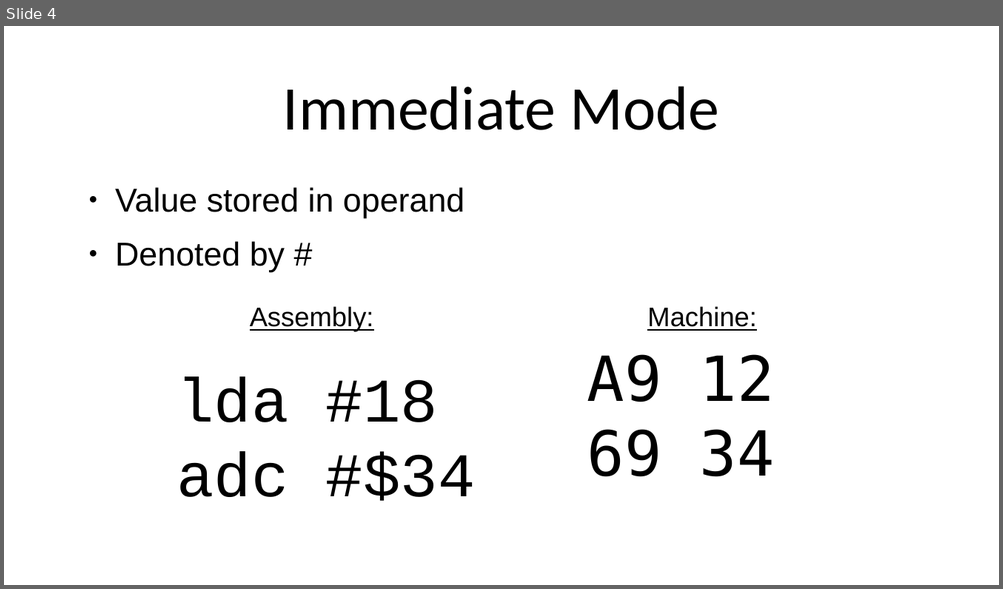
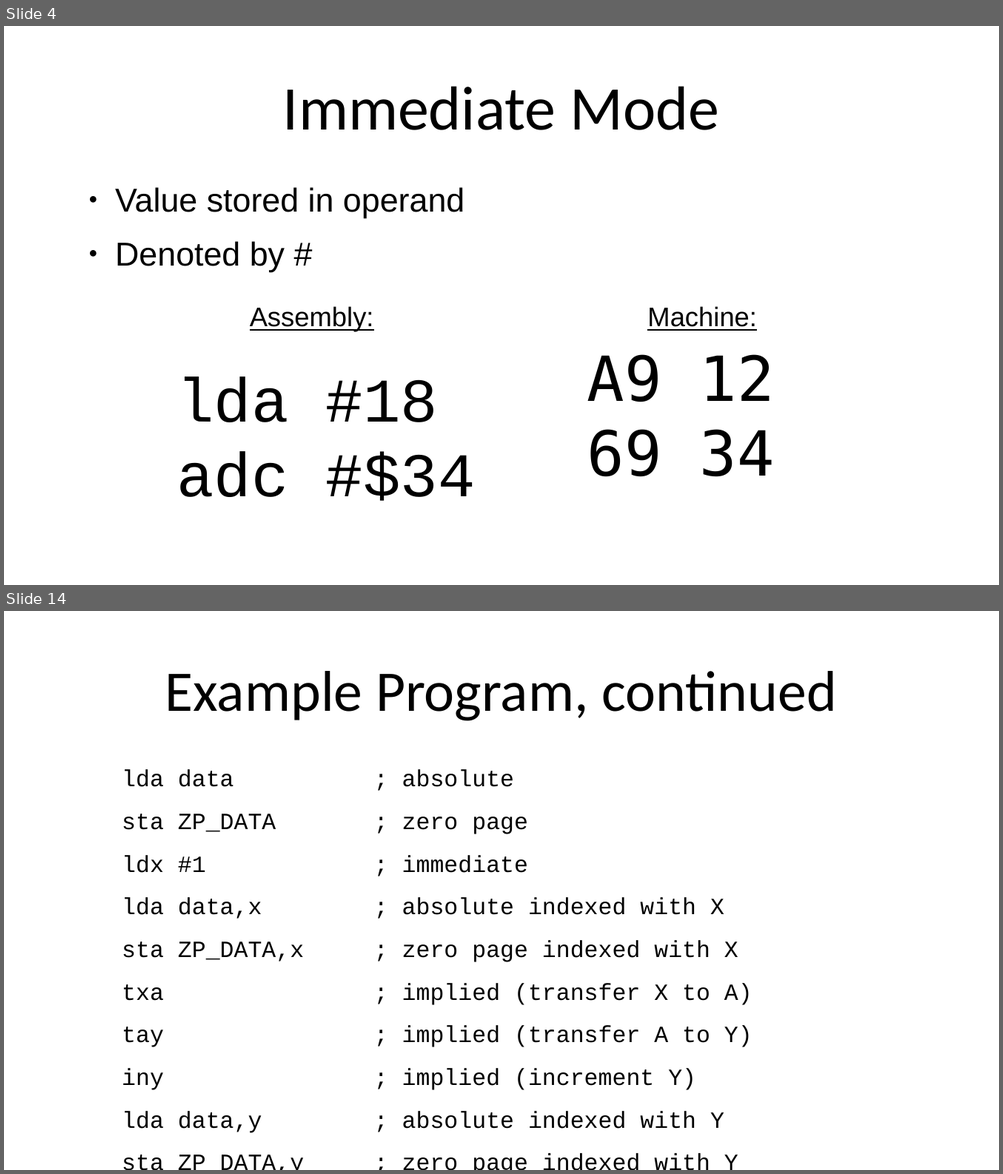
Before and after one commit to SlithyMatt/x16-assembly-tutorial, a slide deck: Lesson2/Lesson2.odp. Shown one above the other, each under a label of ours: slide 4 before the commit, slides 4 and 14 after it; the slides between them are not shown. The pictures are 1003x589 and 1003x1174 pixels, drawn with LibreOffice and Linux fonts; fonts in the diff are those of the drawing. Boxes give left, top, right and bottom in pixels: in the first picture for what was removed or moved away, otherwise in the second. Text is boxed around its words. In the diff, an @@ line names an element or a change of style, - is before the commit and + after.

```diff
--- a/Lesson2/Lesson2.odp
+++ b/Lesson2/Lesson2.odp
@@ slide 14 added at box(4, 611, 999, 1170), background #FFFFFF @@
@@ title added at box(165, 671, 836, 721), 55.5 pt, text #000000 @@
+Example Program, continued
@@ text added at box(122, 770, 752, 1133), 22.5 pt, text #000000 @@
+lda data ; absolute
+sta ZP_DATA ; zero page
+ldx #1 ; immediate
+lda data,x ; absolute indexed with X
+sta ZP_DATA,x ; zero page indexed with X
+txa ; implied (transfer X to A)
+tay ; implied (transfer A to Y)
+iny ; implied (increment Y)
+lda data,y ; absolute indexed with Y
+sta ZP_DATA,y ; zero page indexed with Y
```
Also in this commit, not shown: 1 slide changed, 11 other slides added, 1 slide removed, 2 other files.
